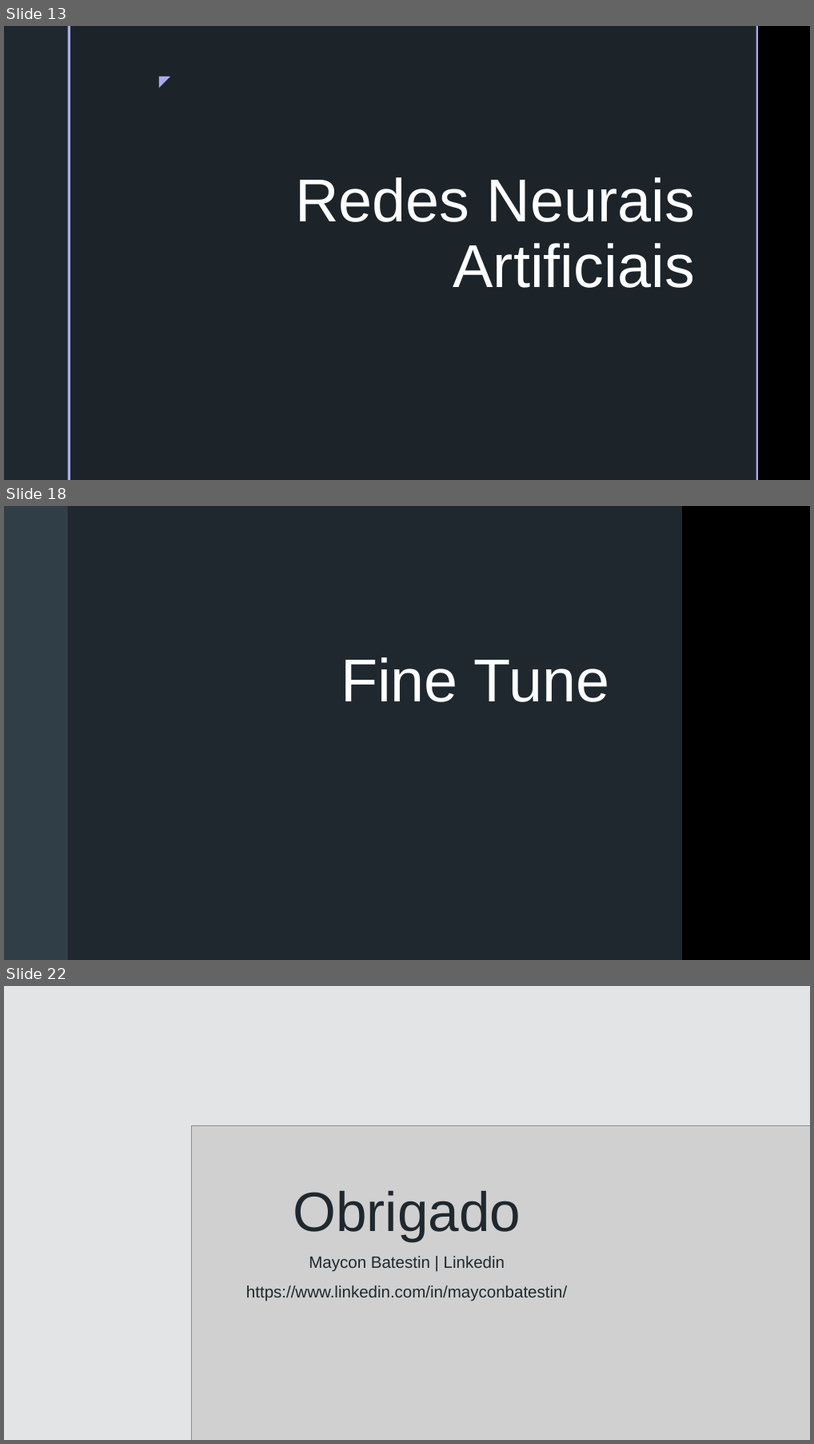
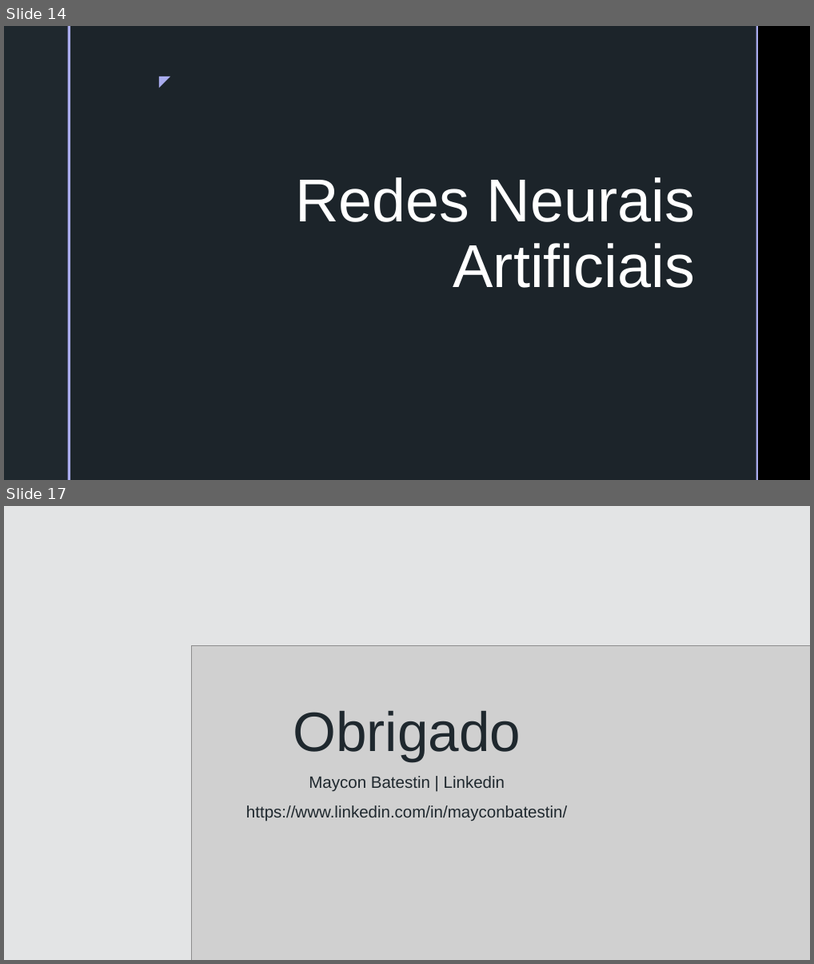
Before and after one commit to batestin1/coding_the_future_dio_redes_neurais, a slide deck: materiais/redes_neurais_dio.pptx. Shown one above the other, each under a label of ours: slides 13, 18 and 22 before the commit, slides 14 and 17 after it; the slides between them are not shown. The pictures are 814x1444 and 814x964 pixels, drawn with LibreOffice and Linux fonts; fonts in the diff are those of the drawing; grey boxes stand for pictures; background and template pictures are left out. Boxes give left, top, right and bottom in pixels: in the first picture for what was removed or moved away, otherwise in the second. Text is boxed around its words. In the diff, an @@ line names an element or a change of style, - is before the commit and + after.

```diff
--- a/materiais/redes_neurais_dio.pptx
+++ b/materiais/redes_neurais_dio.pptx
@@ slide 18 removed at (4, 506, 810, 960), background picture (left out); not listed: 2 template elements that a slide beside it also shows @@
@@ rectangle removed at (4, 506, 682, 960) @@
@@ rectangle removed at (4, 506, 67, 960) @@
@@ rectangle removed at (67, 506, 70, 960) @@
@@ rectangle removed at (70, 506, 596, 960) @@
@@ rectangle removed at (596, 506, 598, 960) @@
@@ rectangle removed at (682, 506, 810, 960) @@
@@ picture removed at (191, 645, 810, 960) @@
@@ text removed at (341, 657, 610, 702) @@
-Fine Tune
@@ what was slide 13 is now slide 14 @@
@@ what was slide 22 is now slide 17 @@
```
Also in this commit, not shown: 5 slides changed, 5 slides added, 9 other slides removed, 5 other files.
